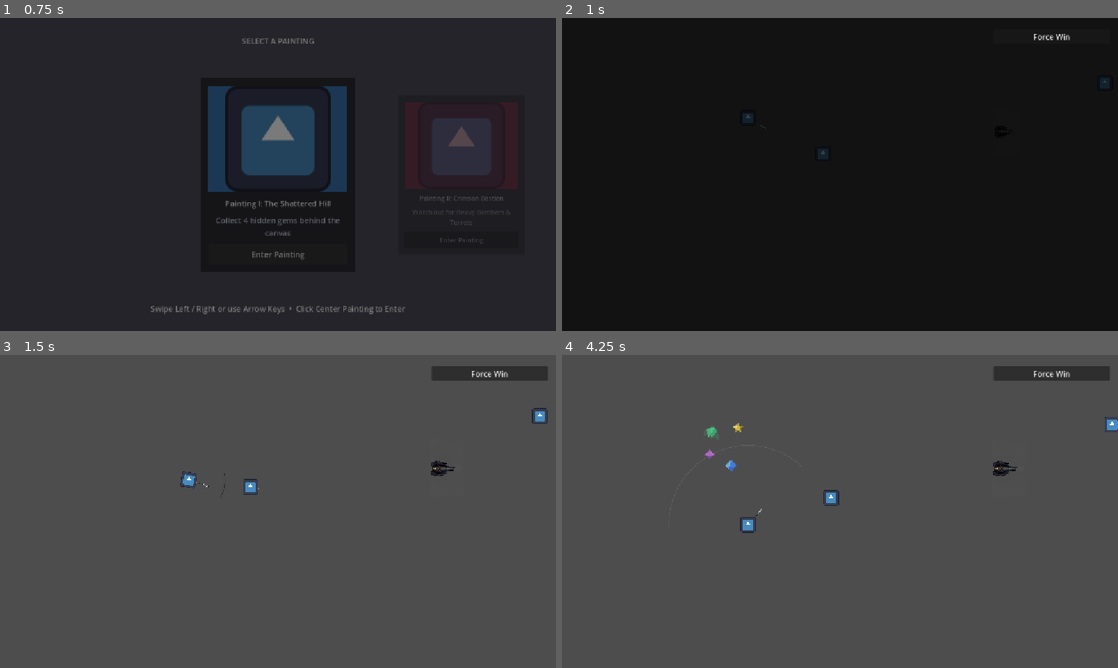
Above: before the commit, frames 1-4 (two rows, left to right).
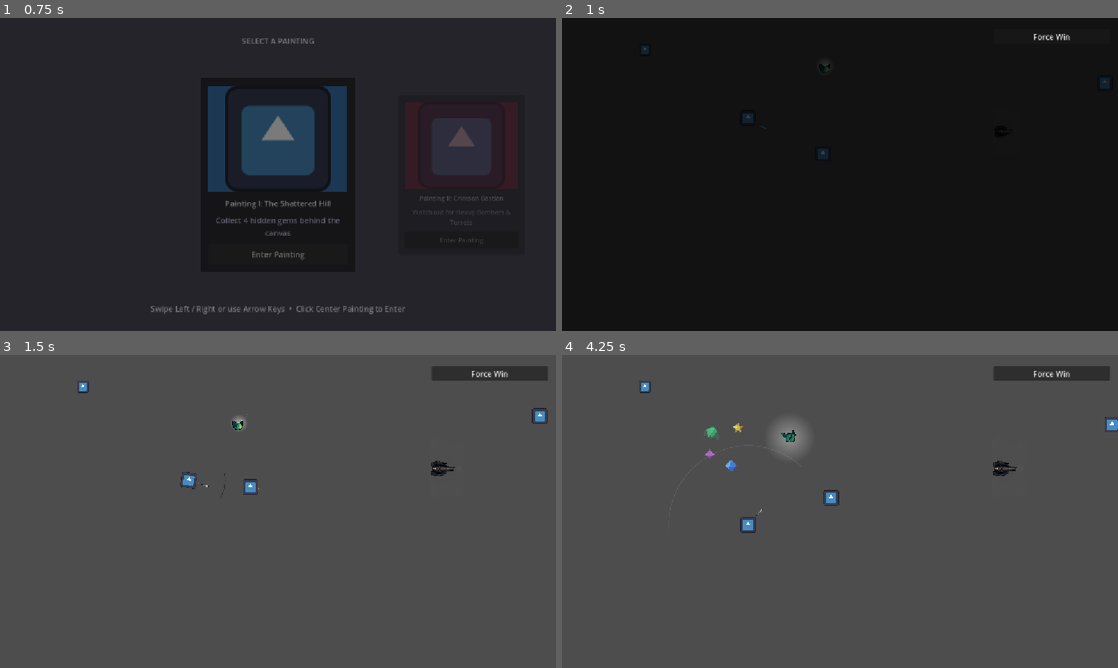
Above: after the commit, the same moments.

Repository: VSathvikReddy/Let-s-figure-it-out
Game: Godot game, scene res://levels/LevelSelect.tscn
Two runs of this game, one before a commit and one after it. Both use one fixed random seed, a clock stepped at 60 frames per second and the inputs below. The engine's default icon, where the game draws it, is replaced by a stand-in: a white triangle on a blue panel in a dark square. Sound files missing from this copy of the repository are replaced by a short silence.
Inputs (mouse positions are in pixels of both pictures, inside the frame that each line leads up to):
- Up to frame 1 (0.75 s): click "Enter Painting" at 0.5 s
- Up to frame 2 (1 s): no input
- Up to frame 3 (1.5 s): move the mouse to (400, 495) at 1.27 s; hold Right (move_right) from 1.28 s (still down); tap Space (attack) at 1.35 s; click (400, 495) at 1.42 s
- Up to frame 4 (4.25 s): release Right (move_right) at 2 s; click "Force Win" at 2 s; click "Restart" at 2.75 s; drag from (728, 527) to (712, 433) at 3.52 s

Frame 1 is identical in both runs. In frame 2, less than 0.1% of the frame differs, in the area x 14-48%, y 8-36%; in frame 3, 0.2%; in frame 4, 0.5%, in the area x 13-44%, y 8-57%.

Commit message:
bomber-mini added

Diff:
--- a/demo.tscn
+++ b/demo.tscn
@@ -4,12 +4,8 @@
 [ext_resource type="PackedScene" uid="uid://2bcbiv2evtrr" path="res://collectables/green_dest.tscn" id="2_ohoxa"]
 [ext_resource type="PackedScene" uid="uid://c64rr4ghmhxim" path="res://collectables/star_dest.tscn" id="3_6uato"]
 [ext_resource type="PackedScene" uid="uid://dfjm5kko0tanv" path="res://collectables/violet_dest.tscn" id="4_jethn"]
-[ext_resource type="Script" uid="uid://dwrl1rhhejxok" path="res://canvas/mask_display.gd" id="5_52ixd"]
-[ext_resource type="Texture2D" uid="uid://ctaj3ej43ma4l" path="res://canvas/assets/hill_100.png" id="6_u60dg"]
-[ext_resource type="Texture2D" uid="uid://dj3p44iicn75t" path="res://canvas/assets/hill_80.png" id="7_tqg24"]
-[ext_resource type="Texture2D" uid="uid://c4ppxj01obqtd" path="res://canvas/assets/hill_60.png" id="8_q0a81"]
-[ext_resource type="Texture2D" uid="uid://luavej3y17ay" path="res://canvas/assets/hill_40.png" id="9_mgf2i"]
-[ext_resource type="Texture2D" uid="uid://bl3f0j87qi7n8" path="res://canvas/assets/hill_20.png" id="10_ei6xs"]
+[ext_resource type="PackedScene" uid="uid://c37rctpb0nfys" path="res://enemies/bomber/mini_bomber.tscn" id="9_884kg"]
+[ext_resource type="PackedScene" uid="uid://cq7udfoncc2uy" path="res://enemies/bat/hidden_bat.tscn" id="10_d4o4o"]
 [ext_resource type="PackedScene" uid="uid://bnp6j87rr6nc6" path="res://player/player.tscn" id="11_1lmwf"]
 [ext_resource type="PackedScene" uid="uid://bgggmdmw3ihsv" path="res://enemies/bomber/heavy_bomber.tscn" id="12_svejp"]
 [ext_resource type="PackedScene" uid="uid://cytjvhjptoas" path="res://enemies/cannon/cannon.tscn" id="13_36gju"]
@@ -17,47 +13,22 @@
 
 [node name="Demo" type="Node2D" unique_id=1005141647]
 
-[node name="BlueDestructible" parent="." unique_id=511559028 instance=ExtResource("1_uwe7w")]
+[node name="Gems" type="Node2D" parent="." unique_id=1263461289]
+
+[node name="BlueDestructible" parent="Gems" unique_id=511559028 instance=ExtResource("1_uwe7w")]
 position = Vector2(-70, 48)
 
-[node name="GreenDestructible" parent="." unique_id=1262935629 instance=ExtResource("2_ohoxa")]
+[node name="GreenDestructible" parent="Gems" unique_id=1262935629 instance=ExtResource("2_ohoxa")]
 position = Vector2(-151, -90)
 
-[node name="StarDestructible" parent="." unique_id=83410747 instance=ExtResource("3_6uato")]
+[node name="StarDestructible" parent="Gems" unique_id=83410747 instance=ExtResource("3_6uato")]
 position = Vector2(-42, -108)
 
-[node name="VioletDestructible" parent="." unique_id=1616893594 instance=ExtResource("4_jethn")]
+[node name="VioletDestructible" parent="Gems" unique_id=1616893594 instance=ExtResource("4_jethn")]
 position = Vector2(-159, 0)
 
-[node name="Canvas" type="Node2D" parent="." unique_id=347827446]
-script = ExtResource("5_52ixd")
-
-[node name="Sprite2D5" type="Sprite2D" parent="Canvas" unique_id=78959564]
-position = Vector2(568.5, 325.99997)
-scale = Vector2(0.53545123, 0.88397783)
-texture = ExtResource("6_u60dg")
-
-[node name="Sprite2D4" type="Sprite2D" parent="Canvas" unique_id=57850736]
-position = Vector2(577.5, 325)
-scale = Vector2(1.1142578, 1.8764706)
-texture = ExtResource("7_tqg24")
-
-[node name="Sprite2D3" type="Sprite2D" parent="Canvas" unique_id=301533695]
-position = Vector2(579.5, 325.49997)
-scale = Vector2(1.1103516, 1.897059)
-texture = ExtResource("8_q0a81")
-
-[node name="Sprite2D2" type="Sprite2D" parent="Canvas" unique_id=1397928555]
-position = Vector2(571.5, 327)
-scale = Vector2(1.1220703, 1.9176471)
-texture = ExtResource("9_mgf2i")
-
-[node name="Sprite2D" type="Sprite2D" parent="Canvas" unique_id=1799706105]
-position = Vector2(577, 323)
-scale = Vector2(1.1386719, 1.8647058)
-texture = ExtResource("10_ei6xs")
-
 [node name="Player" parent="." unique_id=1428108754 instance=ExtResource("11_1lmwf")]
+position = Vector2(0, 1)
 
 [node name="LevelBounds" type="ReferenceRect" parent="." unique_id=1469522004 groups=["level_bounds"]]
 visible = false
@@ -74,3 +45,9 @@
 
 [node name="Thrower" parent="." unique_id=1032862699 instance=ExtResource("14_tql22")]
 position = Vector2(1479, -145)
+
+[node name="MiniBomber" parent="." unique_id=1556604782 instance=ExtResource("9_884kg")]
+position = Vector2(329, -219)
+
+[node name="HiddenBat" parent="." unique_id=1220461189 instance=ExtResource("10_d4o4o")]
+position = Vector2(-427, -278)
--- a/enemies/bat/hidden_bat.tscn
+++ b/enemies/bat/hidden_bat.tscn
@@ -1,13 +1,27 @@
 [gd_scene format=3 uid="uid://cq7udfoncc2uy"]
 
 [ext_resource type="Script" uid="uid://bm3ak1hyx3qbf" path="res://collectables/destructible.gd" id="1_ege0b"]
+[ext_resource type="PackedScene" uid="uid://c50bwdl722kae" path="res://enemies/bat/bat.tscn" id="2_0fg6j"]
+[ext_resource type="Texture2D" uid="uid://tsrxcetb0hbp" path="res://icon.svg" id="3_ldgfi"]
 
 [sub_resource type="CircleShape2D" id="CircleShape2D_4uyoc"]
 radius = 42.047592
 
 [node name="HiddenBat" type="Area2D" unique_id=1220461189 groups=["destructible"]]
 script = ExtResource("1_ege0b")
+health = 2
+spawn_scene = ExtResource("2_0fg6j")
 metadata/_custom_type_script = "uid://bm3ak1hyx3qbf"
 
 [node name="CollisionShape2D" type="CollisionShape2D" parent="." unique_id=1354324817]
 shape = SubResource("CircleShape2D_4uyoc")
+
+[node name="Sprite2D" type="Sprite2D" parent="." unique_id=847438459]
+position = Vector2(-1.000001, -2.000001)
+scale = Vector2(0.38281253, 0.38281253)
+texture = ExtResource("3_ldgfi")
+
+[node name="Sprite2D2" type="Sprite2D" parent="." unique_id=1652947527]
+position = Vector2(-1.000001, -2.000001)
+scale = Vector2(0.38281253, 0.38281253)
+texture = ExtResource("3_ldgfi")
--- /dev/null
+++ b/enemies/bomber/mini_bomber.gd
@@ -0,0 +1,241 @@
+extends CharacterBody2D
+
+enum State { WANDER, CHASE }
+
+@export var chase_speed: float = 260.0
+@export var wander_speed: float = 90.0
+@export var explosion_damage: int = 1
+@export var environment_damage: int = -1
+@export var explode_sound: AudioStream
+@export var death_sound: AudioStream
+
+var state: State = State.WANDER
+var target_player: Node2D = null
+var wander_direction: Vector2 = Vector2.ZERO
+var trail: CPUParticles2D
+var dead := false # true once exploding or killed; blocks everything else
+var glow: Sprite2D
+var glow_tween: Tween
+
+@onready var sprite: AnimatedSprite2D = $AnimatedSprite2D
+@onready var hitbox: CollisionShape2D = $Hitbox
+@onready var detection_zone: Area2D = $DetectionZone
+@onready var trigger_zone: Area2D = $TriggerZone
+@onready var explosion_zone: Area2D = $ExplosionZone
+@onready var wander_timer: Timer = $WanderTimer
+
+signal state_changed(new_state: State)
+
+func _ready() -> void:
+	detection_zone.body_entered.connect(_on_detection_zone_entered)
+	detection_zone.body_exited.connect(_on_detection_zone_exited)
+	trigger_zone.body_entered.connect(_on_trigger_zone_entered)
+	wander_timer.timeout.connect(_on_wander_timer_timeout)
+
+	# animation_finished never fires on a looping animation, so force it off
+	sprite.sprite_frames.set_animation_loop("death", false)
+	sprite.play("fly")
+
+	_create_glow()
+	_create_trail()
+	_pick_new_wander_direction()
+	wander_timer.start()
+
+func set_state(new_state: State) -> void:
+	if state == new_state:
+		return
+	state = new_state
+	state_changed.emit(new_state)
+
+func _physics_process(_delta: float) -> void:
+	if dead:
+		return
+
+	match state:
+		State.CHASE:
+			if is_instance_valid(target_player):
+				velocity = global_position.direction_to(target_player.global_position) * chase_speed
+			else:
+				target_player = null
+				set_state(State.WANDER)
+				velocity = wander_direction * wander_speed
+		State.WANDER:
+			velocity = wander_direction * wander_speed
+
+	move_and_slide()
+	trail.emitting = velocity.length() > 5.0
+
+func _pick_new_wander_direction() -> void:
+	wander_direction = Vector2(randf_range(-1.0, 1.0), randf_range(-1.0, 1.0)).normalized()
+
+func _on_wander_timer_timeout() -> void:
+	if state == State.WANDER:
+		_pick_new_wander_direction()
+
+# --- Detection Zone ---
+func _on_detection_zone_entered(body: Node2D) -> void:
+	if body.is_in_group("player"):
+		target_player = body
+		set_state(State.CHASE)
+
+func _on_detection_zone_exited(body: Node2D) -> void:
+	if body == target_player:
+		target_player = null
+		_pick_new_wander_direction()
+		set_state(State.WANDER)
+
+# --- Trigger Zone (instant explosion, no fuse) ---
+func _on_trigger_zone_entered(body: Node2D) -> void:
+	if body.is_in_group("player"):
+		_explode()
+
+# --- Explosion: damage + particles + sound, then death animation ---
+func _explode() -> void:
+	if dead:
+		return
+
+	# 1. Deal damage first, while the explosion zone is still active
+	for body in explosion_zone.get_overlapping_bodies():
+		if body.is_in_group("player") and body.has_method("take_damage"):
+			body.take_damage(explosion_damage)
+	if PaintCanvas.can_paint():
+		PaintCanvas.paint(explosion_zone, environment_damage)
+
+	# 2. Effects
+	_spawn_explosion()
+	_play_sound_detached(explode_sound)
+
+	# 3. Death animation, then free
+	_start_death()
+
+# --- Killed by a hit: no damage, just sound + death animation ---
+func take_damage(_damage: int) -> void:
+	if dead:
+		return
+	_play_sound_detached(death_sound)
+	_start_death()
+
+# --- Shared death sequence ---
+func _start_death() -> void:
+	dead = true
+	velocity = Vector2.ZERO
+
+	# Can't change physics state inside a physics callback, so defer
+	hitbox.set_deferred("disabled", true)
+	detection_zone.set_deferred("monitoring", false)
+	trigger_zone.set_deferred("monitoring", false)
+	explosion_zone.set_deferred("monitoring", false)
+	wander_timer.stop()
+
+	_release_trail()
+	_flash_glow()
+
+	sprite.play("death")
+	await sprite.animation_finished
+	queue_free()
+
+func _play_sound_detached(stream: AudioStream) -> void:
+	if not stream:
+		return
+	var sfx_player := AudioStreamPlayer2D.new()
+	sfx_player.stream = stream
+	get_tree().current_scene.add_child(sfx_player)
+	sfx_player.global_position = global_position
+	sfx_player.play()
+	sfx_player.finished.connect(sfx_player.queue_free)
+
+# --- GLOW ---
+# Soft additive white halo behind the sprite. Built in code, no lighting setup needed.
+
+func _create_glow() -> void:
+	var g := Gradient.new()
+	g.set_color(0, Color(1.0, 1.0, 1.0, 0.55))
+	g.set_color(1, Color(1.0, 1.0, 1.0, 0.0))
+
+	var tex := GradientTexture2D.new()
+	tex.gradient = g
+	tex.fill = GradientTexture2D.FILL_RADIAL
+	tex.fill_from = Vector2(0.5, 0.5)
+	tex.fill_to = Vector2(1.0, 0.5)
+	tex.width = 128
+	tex.height = 128
+
+	var mat := CanvasItemMaterial.new()
+	mat.blend_mode = CanvasItemMaterial.BLEND_MODE_ADD
+
+	glow = Sprite2D.new()
+	glow.texture = tex
+	glow.material = mat
+	glow.scale = Vector2(0.6, 0.6)
+	add_child(glow)
+	move_child(glow, sprite.get_index()) # draw behind the sprite
+
+	# Gentle heartbeat pulse; it flickers faster than it breathes so it feels volatile
+	glow_tween = create_tween().set_loops()
+	glow_tween.set_trans(Tween.TRANS_SINE)
+	glow_tween.tween_property(glow, "scale", Vector2(0.75, 0.75), 0.35)
+	glow_tween.parallel().tween_property(glow, "modulate:a", 1.0, 0.35)
+	glow_tween.tween_property(glow, "scale", Vector2(0.55, 0.55), 0.35)
+	glow_tween.parallel().tween_property(glow, "modulate:a", 0.6, 0.35)
+
+func _flash_glow() -> void:
+	if glow_tween:
+		glow_tween.kill()
+	glow.modulate.a = 1.0
+	var t := create_tween().set_parallel()
+	t.set_ease(Tween.EASE_OUT)
+	t.tween_property(glow, "scale", Vector2(2.2, 2.2), 0.3)
+	t.tween_property(glow, "modulate:a", 0.0, 0.4)
+
+# --- PARTICLE EFFECTS ---
+
+func _create_trail() -> void:
+	trail = CPUParticles2D.new()
+	trail.local_coords = false
+	trail.emitting = false
+	trail.amount = 12
+	trail.lifetime = 0.3
+	trail.spread = 180.0
+	trail.gravity = Vector2.ZERO
+	trail.initial_velocity_min = 5.0
+	trail.initial_velocity_max = 20.0
+	trail.scale_amount_min = 1.5
+	trail.scale_amount_max = 3.0
+	trail.color_ramp = _fade(Color(0.3, 0.9, 0.5))
+	trail.z_index = -1
+	add_child(trail)
+
+func _release_trail() -> void:
+	trail.emitting = false
+	trail.reparent(get_tree().current_scene)
+	get_tree().create_timer(trail.lifetime).timeout.connect(trail.queue_free)
+
+func _spawn_explosion() -> void:
+	_spawn_burst(24, 0.4, 100.0, 220.0, 3.0, 6.0, Color(0.4, 1.0, 0.5))
+	_spawn_burst(8, 0.7, 30.0, 70.0, 6.0, 10.0, Color(0.15, 0.3, 0.25, 0.8))
+
+func _spawn_burst(count: int, life: float, vel_min: float, vel_max: float,
+		size_min: float, size_max: float, color: Color) -> void:
+	var burst := CPUParticles2D.new()
+	burst.one_shot = true
+	burst.explosiveness = 1.0
+	burst.amount = count
+	burst.lifetime = life
+	burst.spread = 180.0
+	burst.gravity = Vector2.ZERO
+	burst.initial_velocity_min = vel_min
+	burst.initial_velocity_max = vel_max
+	burst.scale_amount_min = size_min
+	burst.scale_amount_max = size_max
+	burst.color_ramp = _fade(color)
+
+	get_tree().current_scene.add_child(burst)
+	burst.global_position = global_position
+	burst.emitting = true
+	burst.finished.connect(burst.queue_free)
+
+func _fade(c: Color) -> Gradient:
+	var g := Gradient.new()
+	g.set_color(0, c)
+	g.set_color(1, Color(c.r, c.g, c.b, 0.0))
+	return g
--- /dev/null
+++ b/enemies/bomber/mini_bomber.tscn
@@ -0,0 +1,146 @@
+[gd_scene format=3 uid="uid://c37rctpb0nfys"]
+
+[ext_resource type="Script" uid="uid://cwnuojlvdg4yq" path="res://enemies/bomber/mini_bomber.gd" id="1_mini"]
+[ext_resource type="AudioStream" uid="uid://b1sndo62hulpu" path="res://enemies/bomber/explosion.wav" id="3_expl"]
+[ext_resource type="AudioStream" uid="uid://clxcrdal25ayn" path="res://enemies/cannon/death.wav" id="4_death"]
+[ext_resource type="Texture2D" uid="uid://dea6ha1y216ji" path="res://enemies/bomber/mini_bomber.png" id="4_nce3m"]
+
+[sub_resource type="CircleShape2D" id="CircleShape2D_trigger"]
+radius = 53.08484
+
+[sub_resource type="AtlasTexture" id="AtlasTexture_cycj1"]
+atlas = ExtResource("4_nce3m")
+region = Rect2(32, 416, 320, 320)
+
+[sub_resource type="AtlasTexture" id="AtlasTexture_durl4"]
+atlas = ExtResource("4_nce3m")
+region = Rect2(352, 416, 320, 320)
+
+[sub_resource type="AtlasTexture" id="AtlasTexture_8ov6h"]
+atlas = ExtResource("4_nce3m")
+region = Rect2(672, 416, 320, 320)
+
+[sub_resource type="AtlasTexture" id="AtlasTexture_fq5dm"]
+atlas = ExtResource("4_nce3m")
+region = Rect2(992, 416, 320, 320)
+
+[sub_resource type="AtlasTexture" id="AtlasTexture_d6bxc"]
+atlas = ExtResource("4_nce3m")
+region = Rect2(1312, 416, 320, 320)
+
+[sub_resource type="AtlasTexture" id="AtlasTexture_46ask"]
+atlas = ExtResource("4_nce3m")
+region = Rect2(1632, 416, 320, 320)
+
+[sub_resource type="AtlasTexture" id="AtlasTexture_wggp1"]
+atlas = ExtResource("4_nce3m")
+region = Rect2(32, 96, 320, 320)
+
+[sub_resource type="AtlasTexture" id="AtlasTexture_1bqdo"]
+atlas = ExtResource("4_nce3m")
+region = Rect2(352, 96, 320, 320)
+
+[sub_resource type="AtlasTexture" id="AtlasTexture_evdaa"]
+atlas = ExtResource("4_nce3m")
+region = Rect2(672, 96, 320, 320)
+
+[sub_resource type="AtlasTexture" id="AtlasTexture_udgi6"]
+atlas = ExtResource("4_nce3m")
+region = Rect2(992, 96, 320, 320)
+
+[sub_resource type="AtlasTexture" id="AtlasTexture_p0pt3"]
+atlas = ExtResource("4_nce3m")
+region = Rect2(1312, 96, 320, 320)
+
+[sub_resource type="AtlasTexture" id="AtlasTexture_6rk6w"]
+atlas = ExtResource("4_nce3m")
+region = Rect2(1632, 96, 320, 320)
+
+[sub_resource type="SpriteFrames" id="SpriteFrames_4uyoc"]
+animations = [{
+"frames": [{
+"duration": 1.0,
+"texture": SubResource("AtlasTexture_cycj1")
+}, {
+"duration": 1.0,
+"texture": SubResource("AtlasTexture_durl4")
+}, {
+"duration": 1.0,
+"texture": SubResource("AtlasTexture_8ov6h")
+}, {
+"duration": 1.0,
+"texture": SubResource("AtlasTexture_fq5dm")
+}, {
+"duration": 1.0,
+"texture": SubResource("AtlasTexture_d6bxc")
+}, {
+"duration": 1.0,
+"texture": SubResource("AtlasTexture_46ask")
+}],
+"loop": 1,
+"name": &"death",
+"speed": 18.0
+}, {
+"frames": [{
+"duration": 1.0,
+"texture": SubResource("AtlasTexture_wggp1")
+}, {
+"duration": 1.0,
+"texture": SubResource("AtlasTexture_1bqdo")
+}, {
+"duration": 1.0,
+"texture": SubResource("AtlasTexture_evdaa")
+}, {
+"duration": 1.0,
+"texture": SubResource("AtlasTexture_udgi6")
+}, {
+"duration": 1.0,
+"texture": SubResource("AtlasTexture_p0pt3")
+}, {
+"duration": 1.0,
+"texture": SubResource("AtlasTexture_6rk6w")
+}],
+"loop": 1,
+"name": &"fly",
+"speed": 6.0
+}]
+
+[sub_resource type="RectangleShape2D" id="RectangleShape2D_hitbox"]
+size = Vector2(32, 32)
+
+[sub_resource type="CircleShape2D" id="CircleShape2D_detect"]
+radius = 420.22018
+
+[sub_resource type="CircleShape2D" id="CircleShape2D_explosion"]
+radius = 73.02739
+
+[node name="MiniBomber" type="CharacterBody2D" unique_id=1556604782 groups=["enemy"]]
+script = ExtResource("1_mini")
+explode_sound = ExtResource("3_expl")
+death_sound = ExtResource("4_death")
+
+[node name="TriggerZone" type="Area2D" parent="." unique_id=360763873]
+
+[node name="CollisionShape2D" type="CollisionShape2D" parent="TriggerZone" unique_id=1381670147]
+shape = SubResource("CircleShape2D_trigger")
+
+[node name="AnimatedSprite2D" type="AnimatedSprite2D" parent="." unique_id=958749943]
+scale = Vector2(0.25, 0.25)
+sprite_frames = SubResource("SpriteFrames_4uyoc")
+animation = &"death"
+
+[node name="Hitbox" type="CollisionShape2D" parent="." unique_id=1405173176]
+shape = SubResource("RectangleShape2D_hitbox")
+
+[node name="DetectionZone" type="Area2D" parent="." unique_id=938934836]
+
+[node name="CollisionShape2D" type="CollisionShape2D" parent="DetectionZone" unique_id=575163954]
+shape = SubResource("CircleShape2D_detect")
+
+[node name="ExplosionZone" type="Area2D" parent="." unique_id=6543771]
+
+[node name="CollisionShape2D" type="CollisionShape2D" parent="ExplosionZone" unique_id=519306018]
+shape = SubResource("CircleShape2D_explosion")
+
+[node name="WanderTimer" type="Timer" parent="." unique_id=444558914]
+wait_time = 1.5
--- /dev/null
+++ b/levels/custom/CustomLevel.tscn
@@ -0,0 +1,7 @@
+[gd_scene format=3 uid="uid://648cpa4v7jha"]
+
+[ext_resource type="Script" uid="uid://b6vdsasjvtcws" path="res://levels/custom/custom_level.gd" id="1_l5xbh"]
+
+[node name="CustomLevel" type="Node2D" unique_id=568152663]
+script = ExtResource("1_l5xbh")
+metadata/_custom_type_script = "uid://dwrl1rhhejxok"
--- /dev/null
+++ b/levels/custom/custom_level.gd
@@ -0,0 +1,124 @@
+extends MaskDisplay
+class_name CustomLevel
+## Builds its AnimatedSprite2D children at runtime from user-made PNGs named
+## output_<i>_<n>.png (i = animation frame, n = level), then hands off to MaskDisplay.
+## Set the variables (or use CustomLevel.create) BEFORE add_child().
+
+
+
+# explicit counts
+#var lvl := CustomLevel.create("levels/my_level", 5, 5, 8.0)
+#add_child(lvl)
+#
+## auto-detect counts from the files
+#var lvl2 := CustomLevel.create("levels/other_level")
+#add_child(lvl2)
+#
+## from a scene
+#var lvl3 := preload("res://custom_level.tscn").instantiate() as CustomLevel
+#lvl3.folder = "levels/my_level"
+#lvl3.levels = 5
+#lvl3.animation_frames = 5
+#add_child(lvl3)
+
+const USER_TEXTURES := "user://"
+
+var folder := ""                 ## subfolder inside user://, e.g. "levels/my_level"
+var levels := 0                  ## 0 = auto-detect from files
+var animation_frames := 0        ## 0 = auto-detect from files
+var zoom_level := 8.0            ## scale applied on top of the image's native size
+var fps := 8.0
+var first_index := 0             ## set to 1 if files start at output_1_1.png
+var reverse_levels := false      ## flip if n=0 is the FULL painting instead of the most broken
+
+
+## Create and configure in one step. Add the result to the tree afterwards.
+static func create(p_folder: String, p_levels := 0, p_frames := 0, p_zoom := 8.0) -> CustomLevel:
+	var lvl := CustomLevel.new()
+	lvl.folder = p_folder
+	lvl.levels = p_levels
+	lvl.animation_frames = p_frames
+	lvl.zoom_level = p_zoom
+	return lvl
+
+
+func _ready() -> void:
+	if levels <= 0:
+		levels = _count_levels()
+	if animation_frames <= 0:
+		animation_frames = _count_frames()
+
+	if levels < 2 or animation_frames < 1:
+		push_warning("CustomLevel: no valid output_i_n.png files in %s" % USER_TEXTURES.path_join(folder))
+		return
+	if levels > MAX_LEVELS:
+		push_warning("CustomLevel: %d levels found, using only the first %d" % [levels, MAX_LEVELS])
+		levels = MAX_LEVELS
+
+	if not _build_sprites():
+		return
+
+	super._ready()           # MaskDisplay now finds the sprites we just added
+	if full:
+		full.play("default")
+
+
+func _path(i: int, n: int) -> String:
+	return USER_TEXTURES.path_join(folder).path_join("output_%d_%d.png" % [i, n])
+
+
+## Number of consecutive levels (n), checked on the first frame.
+func _count_levels() -> int:
+	var k := 0
+	while FileAccess.file_exists(_path(first_index, first_index + k)):
+		k += 1
+	return k
+
+
+## Number of consecutive animation frames (i), checked on the first level.
+func _count_frames() -> int:
+	var k := 0
+	while FileAccess.file_exists(_path(first_index + k, first_index)):
+		k += 1
+	return k
+
+
+func _build_sprites() -> bool:
+	var level_sprites: Array[AnimatedSprite2D] = []
+
+	for n in levels:
+		var sf := SpriteFrames.new()   # comes with a "default" animation
+		sf.set_animation_speed("default", fps)
+		sf.set_animation_loop("default", true)
+
+		for i in animation_frames:
+			var path := _path(first_index + i, first_index + n)
+			if not FileAccess.file_exists(path):
+				push_warning("CustomLevel: missing file %s" % path)
+				return false
+			var img := Image.load_from_file(path)
+			if img == null or img.is_empty():
+				push_warning("CustomLevel: could not load %s" % path)
+				return false
+			sf.add_frame("default", ImageTexture.create_from_image(img))
+
+		var spr := AnimatedSprite2D.new()
+		spr.sprite_frames = sf
+		spr.animation = "default"
+		spr.scale = Vector2.ONE * zoom_level
+		spr.texture_filter = CanvasItem.TEXTURE_FILTER_NEAREST
+		level_sprites.append(spr)
+
+	# MaskDisplay wants MOST BROKEN first, FULL PAINTING last
+	if reverse_levels:
+		level_sprites.reverse()
+
+	# Remove any placeholder sprites immediately so MaskDisplay doesn't see them
+	for c in get_children():
+		if c is AnimatedSprite2D:
+			remove_child(c)
+			c.queue_free()
+
+	for s in level_sprites:
+		add_child(s)
+	return true
Not shown, added: enemies/bomber/mini_bomber.gd.uid
Binary file added: enemies/bomber/mini_bomber.png
Not shown, added: enemies/bomber/mini_bomber.png.import
Not shown, added: levels/custom/custom_level.gd.uid
